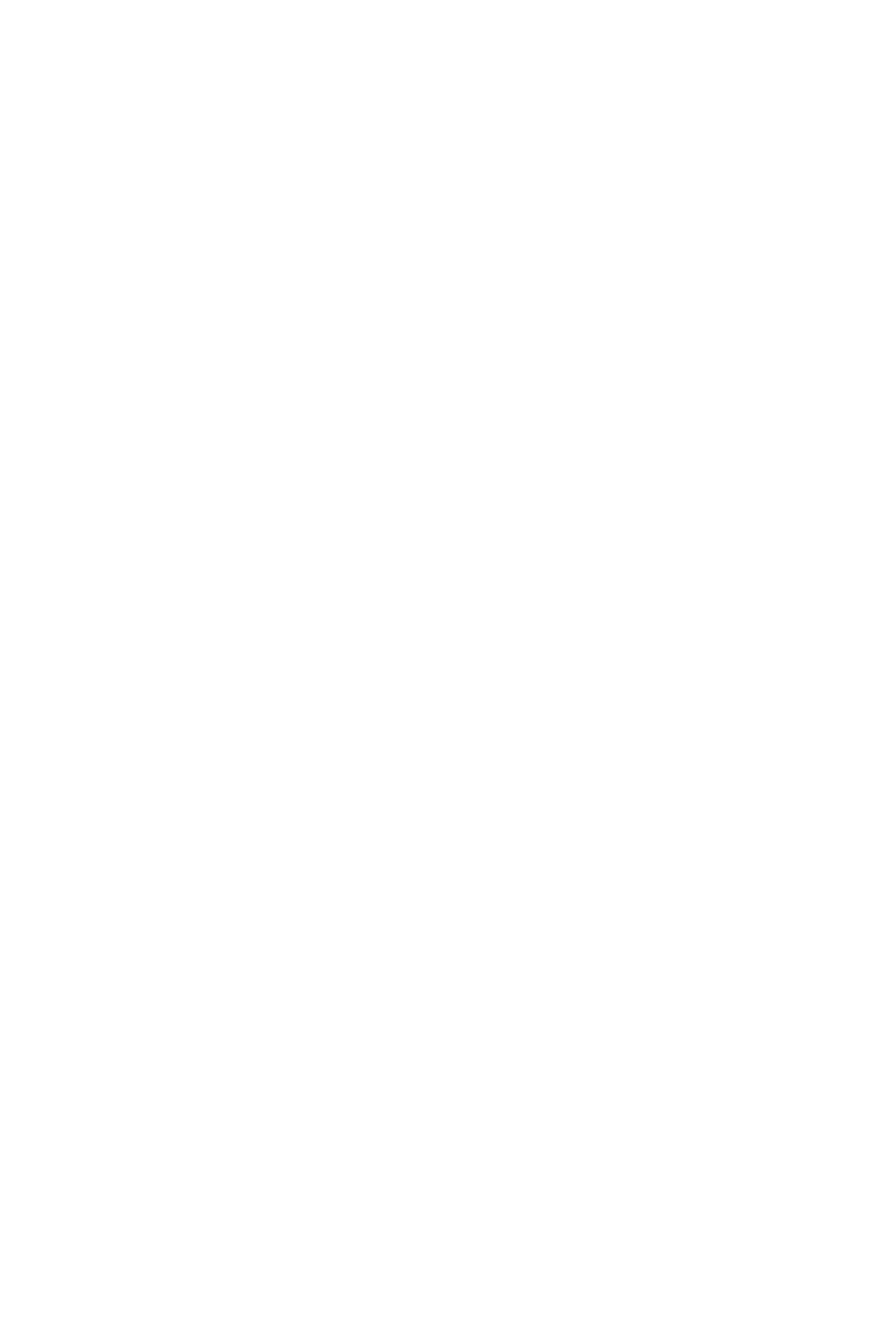
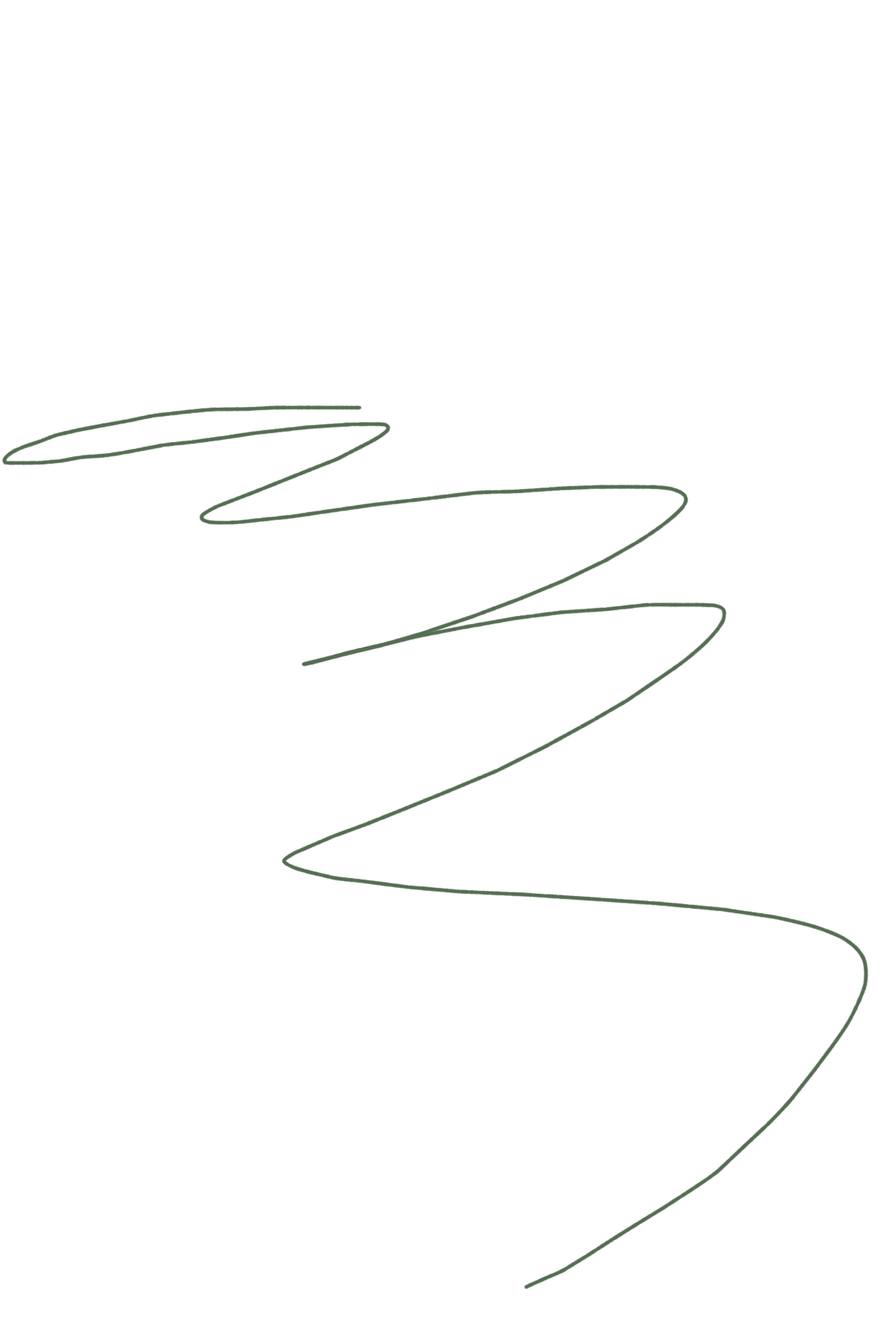
Layer changes from the first 896 × 1344 image to the second:
added layer "Layer 2" above "Layer 1" over bbox(1, 404, 869, 1290)
